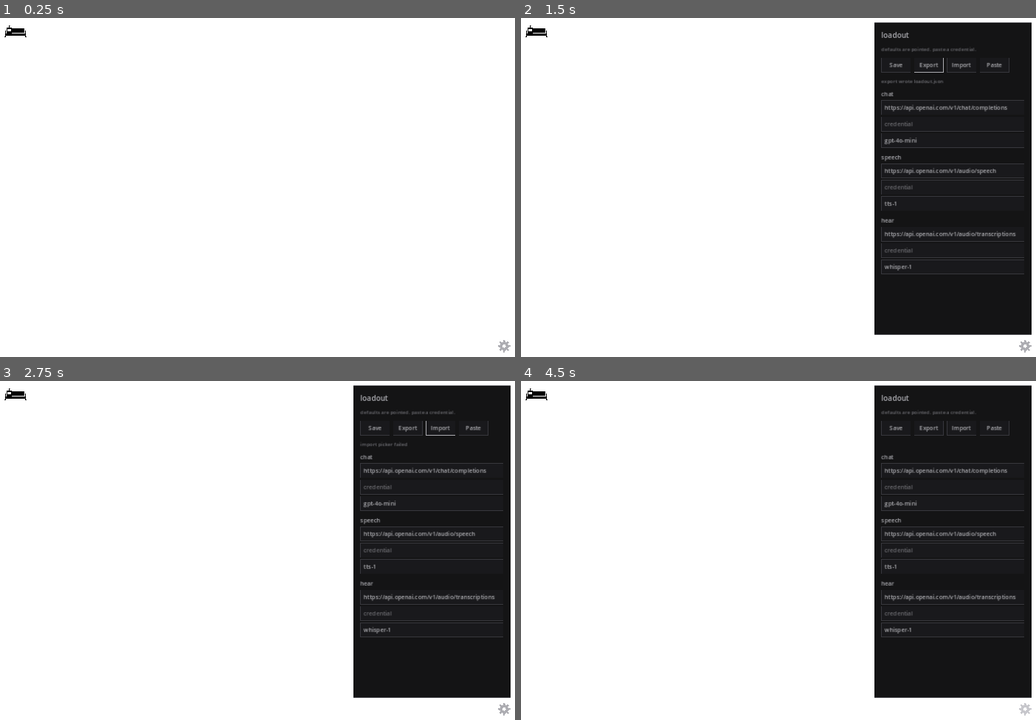
Above: before the commit, frames 1-4 (two rows, left to right).
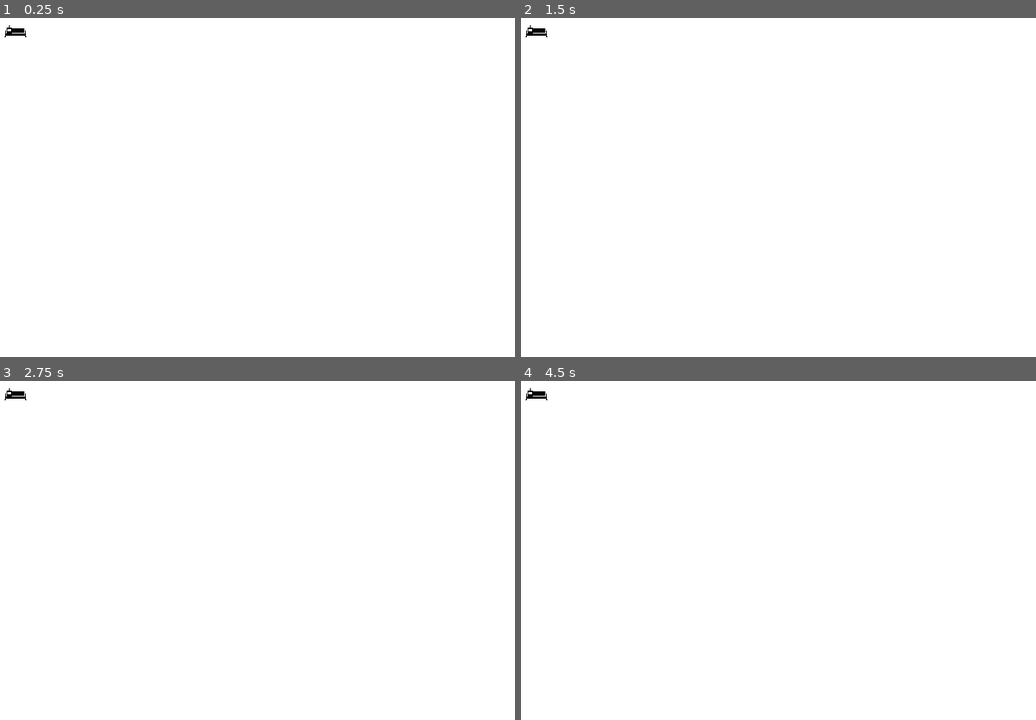
Above: after the commit, the same moments.

Repository: AutomatedPOS/loom-weave-godot
Game: Godot game, scene res://weave/Main.tscn
Two runs of this game, one before a commit and one after it. Both use one fixed random seed, a clock stepped at 60 frames per second and the inputs below.
Inputs (mouse positions are in pixels of both pictures, inside the frame that each line leads up to):
- Up to frame 1 (0.25 s): no input
- Up to frame 2 (1.5 s): click (1025, 346) at 0.52 s; click (927, 65) at 1.25 s, where only the run before the commit has a clickable "Export"
- Up to frame 3 (2.75 s): click (442, 428) at 2 s, where only the run before the commit has a clickable "Import"
- Up to frame 4 (4.5 s): click (994, 428) at 2.75 s, where only the run before the commit has a clickable "Paste"; click (1025, 709) at 3.52 s; click (1025, 709) at 4.27 s

The runs differ from the first frame. In frame 1, less than 0.1% of the frame differs, in the area x 96-100%, y 94-99%; in frame 2, 28%, in the area x 68-100%, y 1-99%; in frame 3, 28%; in frame 4, 28%.

Commit message:
Drop the gear. The bench moves with a hold-drag.

Diff:
--- a/weave/Canvas.gd
+++ b/weave/Canvas.gd
@@ -44,6 +44,10 @@
 var _scrub := NOW                  # days from the scale's start, or NOW
 var _bench_tex: Array[Texture2D] = []
 var _bench_fill := 1               # part-filled: one bot in, two holes
+var _bench_origin := Vector2.INF   # INF until first layout; then the tile's top-left
+var _holding_bench := false
+var _dragging_bench := false
+var _bench_grab := Vector2.ZERO    # press minus tile origin
 
 # Geometry, rebuilt by _layout().
 var _field := Rect2()
@@ -207,25 +211,38 @@
 	if event is InputEventMouseButton and event.button_index == MOUSE_BUTTON_LEFT:
 		if event.pressed:
 			_press = event.position
-			_held = _grab_at(_press)
-			_scrubbing = _held.is_empty() and _on_timeline(_press)
+			_holding_bench = _bench_rect.has_point(_press)
+			if _holding_bench:
+				_bench_grab = _press - _bench_rect.position
+				_held = {}
+			else:
+				_held = _grab_at(_press)
+			_scrubbing = not _holding_bench and _held.is_empty() and _on_timeline(_press)
 			if _scrubbing:
 				_scrub_to(_press.x)
 			accept_event()
 		else:
 			if _dragging:
 				_drop(event.position)
-			elif not _scrubbing and _press != Vector2.INF:
+			elif not _dragging_bench and not _scrubbing and _press != Vector2.INF:
 				tap(event.position)
 			_press = Vector2.INF
 			_held = {}
 			_dragging = false
 			_scrubbing = false
+			_holding_bench = false
+			_dragging_bench = false
 			queue_redraw()
 			accept_event()
 	elif event is InputEventMouseMotion and _press != Vector2.INF:
 		if _scrubbing:
 			_scrub_to(event.position.x)
+		elif _holding_bench:
+			if _dragging_bench or _press.distance_to(event.position) > LoomTokens.SPACE_2:
+				_dragging_bench = true
+				_bench_origin = event.position - _bench_grab
+				_layout_bench()
+				queue_redraw()
 		elif not _held.is_empty():
 			_drag_pos = event.position
 			if _dragging or _press.distance_to(event.position) > LoomTokens.SPACE_2:
@@ -446,7 +463,12 @@
 
 func _layout_bench() -> void:
 	var g := float(LoomTokens.GLYPH_TILE)
-	_bench_rect = Rect2(_field.position.x + LoomTokens.SPACE_2, _field.position.y + LoomTokens.SPACE_2, g, g)
+	if _bench_origin == Vector2.INF:
+		_bench_origin = Vector2(_field.position.x + LoomTokens.SPACE_2, _field.position.y + LoomTokens.SPACE_2)
+	var max_x := maxf(0.0, size.x - g)
+	var max_y := maxf(0.0, size.y - g)
+	_bench_origin = Vector2(clampf(_bench_origin.x, 0.0, max_x), clampf(_bench_origin.y, 0.0, max_y))
+	_bench_rect = Rect2(_bench_origin, Vector2(g, g))
 
 
 func _load_bench_skins() -> void:
--- a/weave/Main.gd
+++ b/weave/Main.gd
@@ -2,14 +2,12 @@
 
 ## First screen. White field. The canvas is the read-only view;
 ## the monitor stays in the scene, hidden, until the owner strikes it.
-## Gear opens the loadout. Hands the interface Theme to every
+## Gear is off the window. Hands the interface Theme to every
 ## Control on the Interface layer. A CanvasLayer stops Theme
 ## propagation, so each root there gets it.
 
 @onready var _backdrop: ColorRect = $Backdrop
 @onready var _interface: CanvasLayer = $Interface
-@onready var _gear: SettingsGear = $Interface/Gear
-@onready var _panel: LoadoutPanel = $Interface/Panel
 
 
 func _ready() -> void:
@@ -18,4 +16,7 @@
 		if child is Control:
 			child.theme = theme_res
 	_backdrop.color = LoomTokens.BACKDROP
-	_gear.pressed.connect(_panel.toggle)
+	var gear := _interface.get_node_or_null("Gear") as Control
+	if gear != null:
+		gear.visible = false
+		gear.mouse_filter = Control.MOUSE_FILTER_IGNORE
--- a/weave/Main.tscn
+++ b/weave/Main.tscn
@@ -50,6 +50,8 @@
 script = ExtResource("5_canvas")
 
 [node name="Gear" type="Button" parent="Interface"]
+visible = false
+mouse_filter = 2
 script = ExtResource("3_gear")
 
 [node name="Panel" type="PanelContainer" parent="Interface"]
--- a/weave/canvas_smoke.gd
+++ b/weave/canvas_smoke.gd
@@ -162,9 +162,34 @@
 		_fail("canvas wrote a thread.json")
 		return
 
-	# Bench glyph: one 64 tile on the field. No shell.
+	# Bench glyph: one 64 tile. Hold and drag moves it. Nothing writes.
 	if canvas.bench_rect().size != Vector2(LoomTokens.GLYPH_TILE, LoomTokens.GLYPH_TILE):
 		_fail("bench tile is not the bible 64: %s" % canvas.bench_rect())
+		return
+	var before_pos := canvas.bench_rect().position
+	var grab := canvas.bench_rect().get_center()
+	var dest := grab + Vector2(120, 80)
+	var press := InputEventMouseButton.new()
+	press.button_index = MOUSE_BUTTON_LEFT
+	press.pressed = true
+	press.position = grab
+	canvas._gui_input(press)
+	var motion := InputEventMouseMotion.new()
+	motion.position = dest
+	canvas._gui_input(motion)
+	var rel := InputEventMouseButton.new()
+	rel.button_index = MOUSE_BUTTON_LEFT
+	rel.pressed = false
+	rel.position = dest
+	canvas._gui_input(rel)
+	if canvas.bench_rect().get_center().distance_to(dest) > 1.0:
+		_fail("bench did not follow the drag: %s" % canvas.bench_rect())
+		return
+	if canvas.bench_rect().position == before_pos:
+		_fail("bench stayed put")
+		return
+	if FileAccess.get_file_as_string("res://thread.json") != before:
+		_fail("bench drag wrote a thread.json")
 		return
 
 	print("SMOKE canvas rails + seat + ports + timeline + tap + drag + bench")
--- a/weave/first_screen_smoke.gd
+++ b/weave/first_screen_smoke.gd
@@ -36,12 +36,8 @@
 		return
 
 	var gear := main.get_node_or_null("Interface/Gear")
-	if gear == null:
-		push_error("no Interface/Gear")
-		quit(1)
-		return
-	if gear.get_script() == null:
-		push_error("Gear has no script")
+	if gear != null and gear.visible:
+		push_error("gear is still on the first screen")
 		quit(1)
 		return
 
@@ -67,5 +63,5 @@
 		quit(1)
 		return
 
-	print("SMOKE first-screen white + canvas + gear")
+	print("SMOKE first-screen white + canvas, no gear")
 	quit(0)
